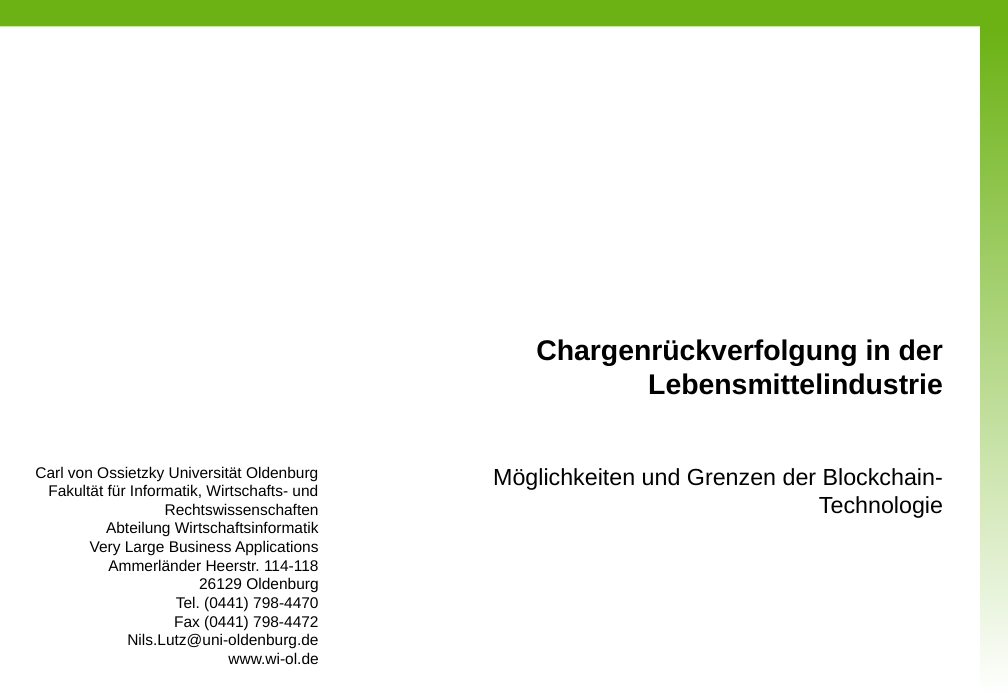
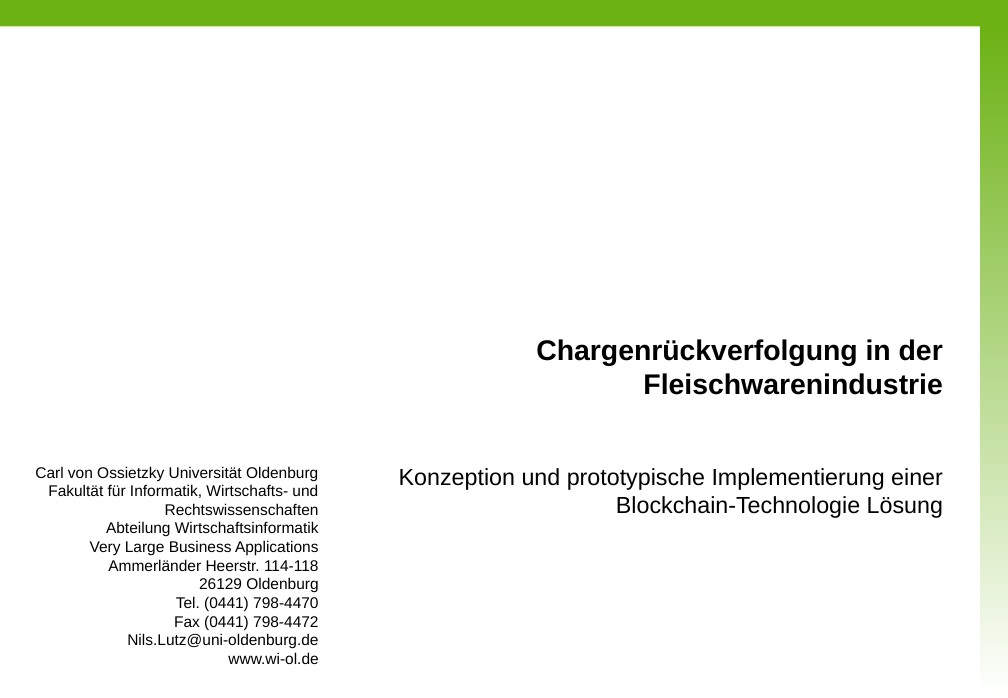
Before and after one commit to nimble-123/masterthesis, a slide deck: slide 1 of presentations/Proposal.pptx. Drawn at 1008x698 pixels with LibreOffice and Linux fonts; fonts in the diff are those of the drawing; background and template pictures are left out. Boxes give left, top, right and bottom in pixels: in the first picture for what was removed or moved away, otherwise in the second. Text is boxed around its words. In the diff, an @@ line names an element or a change of style, - is before the commit and + after.

```diff
--- a/presentations/Proposal.pptx
+++ b/presentations/Proposal.pptx
@@ title at box(536, 339, 943, 395): text changed @@
-Chargenrückverfolgung in der Lebensmittelindustrie
+Chargenrückverfolgung in der Fleischwarenindustrie
@@ subtitle at box(399, 468, 943, 518): text changed @@
-Möglichkeiten und Grenzen der Blockchain-Technologie
+Konzeption und prototypische Implementierung einer Blockchain-Technologie Lösung
```
Also in this commit, not shown: 7 other slides changed, 5 slides added.
